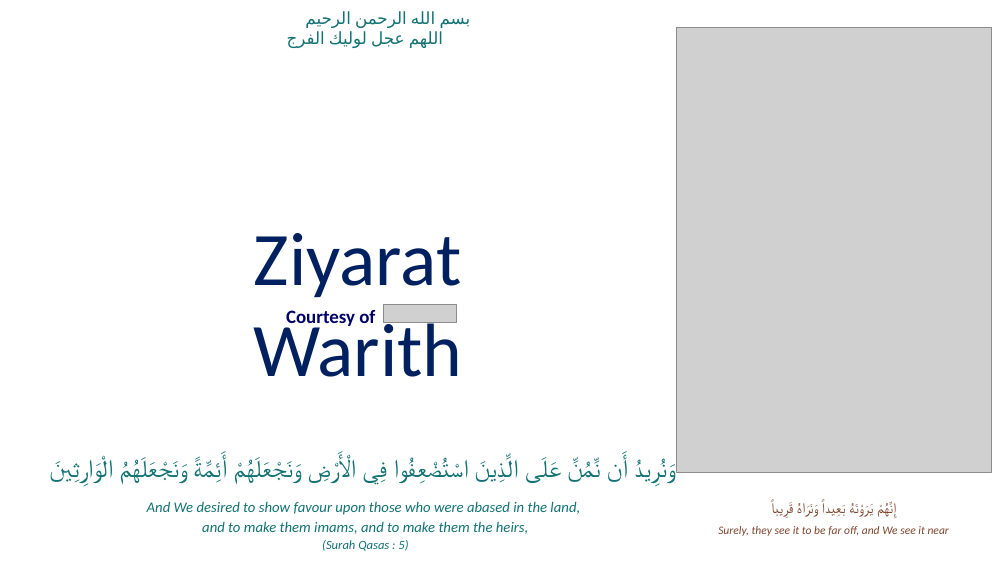
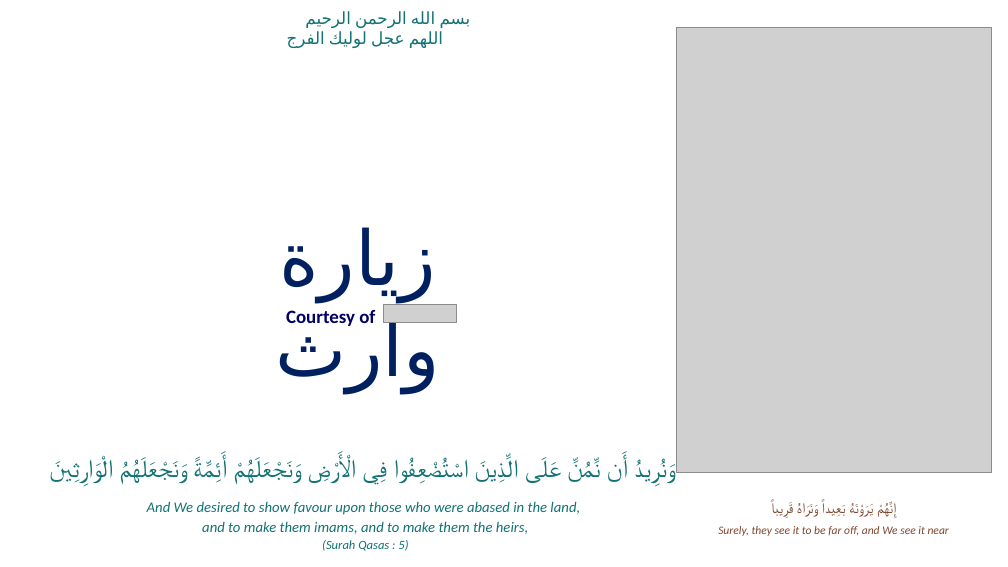
Before and after one commit to GhayurH/Slides, a slide deck: slide 1 of PPTs/Ziyarat Warith.pptx. Drawn at 1008x567 pixels with LibreOffice and Linux fonts; fonts in the diff are those of the drawing; grey boxes stand for pictures. Boxes give left, top, right and bottom in pixels: in the first picture for what was removed or moved away, otherwise in the second. Text is boxed around its words. In the diff, an @@ line names an element or a change of style, - is before the commit and + after.

```diff
--- a/PPTs/Ziyarat Warith.pptx
+++ b/PPTs/Ziyarat Warith.pptx
@@ text at bbox=[275, 227, 440, 392]: text changed @@
-Ziyarat Warith
+زيارة وارث
```
